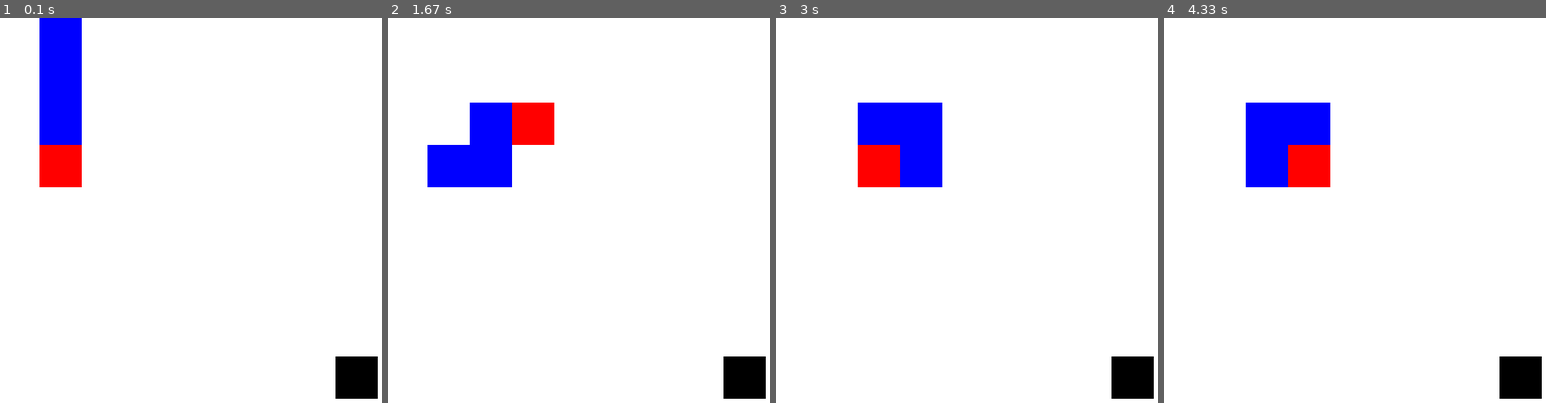
Above: before the commit, frames 1-4 (left to right).
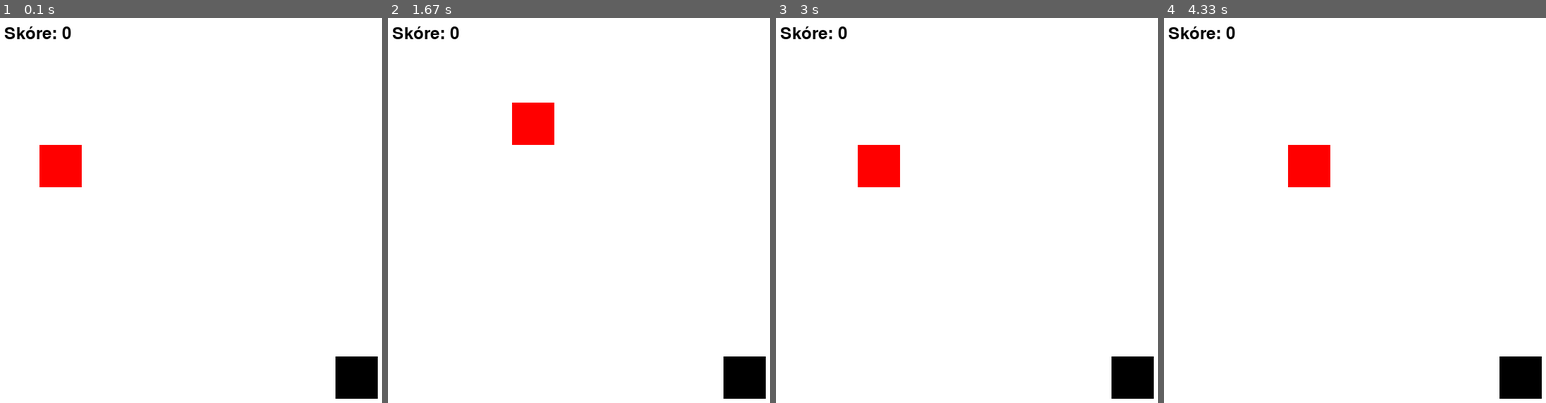
Above: after the commit, the same moments.

Repository: JaroslavHolecek/SPS_for_students
Game: pygame game, started from 2020_EP/Python_opakovani/snake.py
Two runs of this game, one before a commit and one after it. Both use one fixed random seed, a clock stepped at 60 frames per second and the inputs below.
Inputs:
- Up to frame 1 (0.1 s): no input
- Up to frame 2 (1.67 s): hold D 0.33-0.8 s; hold W 0.83-1.13 s; hold D 1.17-1.63 s
- Up to frame 3 (3 s): hold A 1.67-2.2 s; hold S 2.23-2.53 s; hold A 2.57-2.97 s
- Up to frame 4 (4.33 s): hold W 3-3.37 s; hold D 3.4-4.03 s; hold S from 4.07 s (still down)

The runs differ from the first frame. In frame 1, 3.8% of the frame differs, in the area x 1-22%, y 0-33%; in frame 2, 3.9%, in the area x 1-33%, y 2-44%; in frame 3, 3.9%; in frame 4, 3.9%.

Commit message:
sbirani zradylka, restart hry

Diff:
--- a/2020_EP/Python_opakovani/snake.py
+++ b/2020_EP/Python_opakovani/snake.py
@@ -18,9 +18,14 @@
 CERNA = (0,0,0)
 BILA = (255, 255, 255)
 
+# Nastavení fontu
+font_size = 36
+font = pygame.font.Font(None, font_size)
+
 pozice_hlavy_x = 1
 pozice_hlavy_y = 3
-ocas = [ [1, 2], [1, 1], [1, 0] ]
+ocas = [ ]
+skore = 0
 
 zradylko = [random.randint(0, pocet_clanku_v_okne-1),
             random.randint(0, pocet_clanku_v_okne-1)]
@@ -34,6 +39,11 @@
 posun = NIKAM
 posledni_pohyb = NIKAM
 
+BEZI = 1
+KONEC = 2
+PAUZA = 3
+stav_hry = BEZI
+
 # velikost_clanku = sirka_okna / pocet_clanku_v_okne -> / výsledek je desetinné číslo
 velikost_clanku = sirka_okna // pocet_clanku_v_okne # // výsledek je celé číslo
 hra_bezi = True
@@ -45,17 +55,27 @@
         if event.type == pygame.QUIT:
             hra_bezi = False
         elif event.type == konstanty.KEYDOWN:
-            if event.key == konstanty.K_a and posledni_pohyb != DOPRAVA:
-                posun = DOLEVA
-            elif event.key == konstanty.K_d and posledni_pohyb != DOLEVA:
-                posun = DOPRAVA
-            elif event.key == konstanty.K_w and posledni_pohyb != DOLU:
-                posun = NAHORU
-            elif event.key == konstanty.K_s and posledni_pohyb != NAHORU:
-                posun = DOLU
+            if stav_hry == BEZI:
+                if event.key == konstanty.K_a and posledni_pohyb != DOPRAVA:
+                    posun = DOLEVA
+                elif event.key == konstanty.K_d and posledni_pohyb != DOLEVA:
+                    posun = DOPRAVA
+                elif event.key == konstanty.K_w and posledni_pohyb != DOLU:
+                    posun = NAHORU
+                elif event.key == konstanty.K_s and posledni_pohyb != NAHORU:
+                    posun = DOLU
 
-            if posun in (DOLU, NAHORU, DOLEVA, DOPRAVA):
-                posledni_pohyb = posun
+                if posun in (DOLU, NAHORU, DOLEVA, DOPRAVA):
+                    posledni_pohyb = posun
+
+            elif stav_hry == KONEC:
+                if event.key == konstanty.K_r:
+                    stav_hry = BEZI
+                    skore = 0
+                    pozice_hlavy_x = 1
+                    pozice_hlavy_y = 3
+                    ocas = []
+
 
         # Zpracování aktuálního stavu
     # klavesy = pygame.key.get_pressed() # { K_a : True, K_s : False, K_d : True, ... pro všechny klávesy }
@@ -69,24 +89,31 @@
     #     pozice_hlavy_y += 1
 
     # Výpočty ve hře
-    if posun != NIKAM:
-        ocas.pop(-1) # poslední článek smažeme
-        ocas.insert(0, [pozice_hlavy_x, pozice_hlavy_y]) # přidáme nový článek na začátek s pozicí hlavy
-        if posun == NAHORU: # posuneme hlavu
-            pozice_hlavy_y -= 1
-        elif posun == DOLU:
-            pozice_hlavy_y += 1
-        elif posun == DOLEVA:
-            pozice_hlavy_x -= 1
-        elif posun == DOPRAVA:
-            pozice_hlavy_x += 1
+    if stav_hry == BEZI:
+        if posun != NIKAM:
+            ocas.insert(0, [pozice_hlavy_x, pozice_hlavy_y]) # přidáme nový článek na začátek s pozicí hlavy
+            if posun == NAHORU: # posuneme hlavu
+                pozice_hlavy_y -= 1
+            elif posun == DOLU:
+                pozice_hlavy_y += 1
+            elif posun == DOLEVA:
+                pozice_hlavy_x -= 1
+            elif posun == DOPRAVA:
+                pozice_hlavy_x += 1
 
-        if pozice_hlavy_x < 0 or pozice_hlavy_x >= pocet_clanku_v_okne or \
-           pozice_hlavy_y < 0 or pozice_hlavy_y >= pocet_clanku_v_okne:
-            hra_bezi = False
+            if pozice_hlavy_x < 0 or pozice_hlavy_x >= pocet_clanku_v_okne or \
+               pozice_hlavy_y < 0 or pozice_hlavy_y >= pocet_clanku_v_okne:
+                stav_hry = KONEC
 
-        if [pozice_hlavy_x, pozice_hlavy_y] in ocas:
-            hra_bezi = False
+            if [pozice_hlavy_x, pozice_hlavy_y] in ocas:
+                stav_hry = KONEC
+
+            if pozice_hlavy_x == zradylko[0] and pozice_hlavy_y == zradylko[1]:
+                zradylko = [random.randint(0, pocet_clanku_v_okne - 1),
+                            random.randint(0, pocet_clanku_v_okne - 1)]
+                skore += 1
+            else:
+                ocas.pop(-1)  # poslední článek smažeme
 
     # Zobrazení změn
     hlavni_okno.fill(BILA)
@@ -104,6 +131,13 @@
                          [clanek_x * velikost_clanku, clanek_y * velikost_clanku, velikost_clanku,
                           velikost_clanku])
 
+    if stav_hry == BEZI:
+        text_surface = font.render(f"Skóre: {skore}", True, CERNA)
+        hlavni_okno.blit(text_surface, (10, 10))
+    if stav_hry == KONEC:
+        text_surface = font.render(f"Konec hry, dosáhl jsi: {skore} bodů", True, CERNA)
+        hlavni_okno.blit(text_surface, (10, 10))
+
     # Aktualizace obrazovky
     pygame.display.flip()
     # Počkat pro požadované fps
